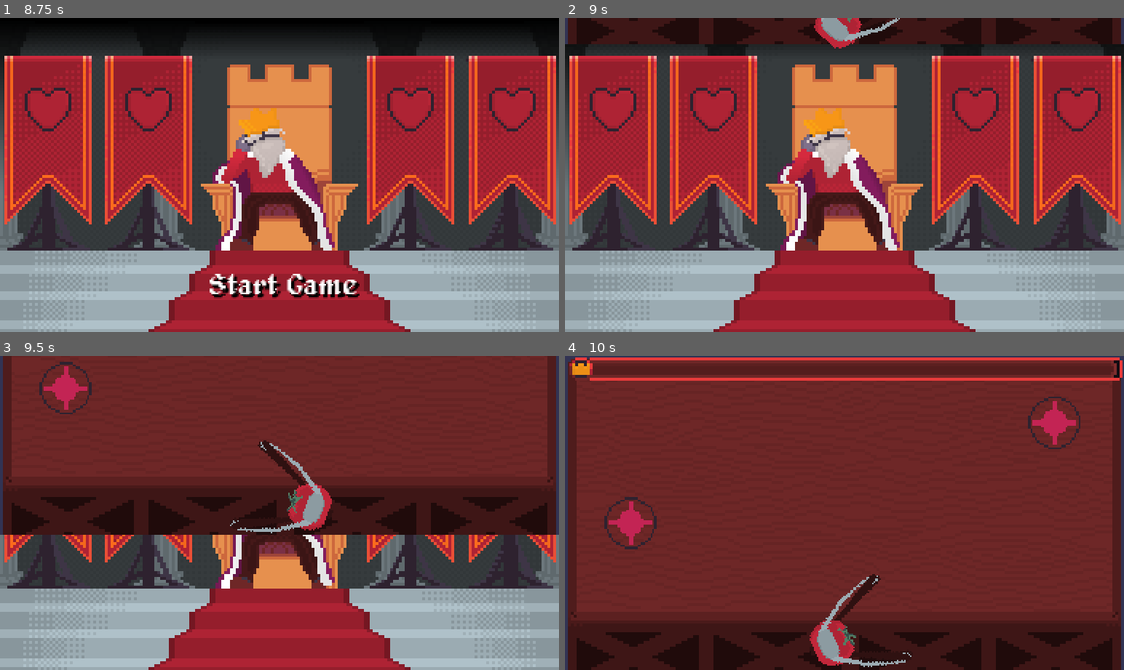
Above: before the commit, frames 1-4 (two rows, left to right).
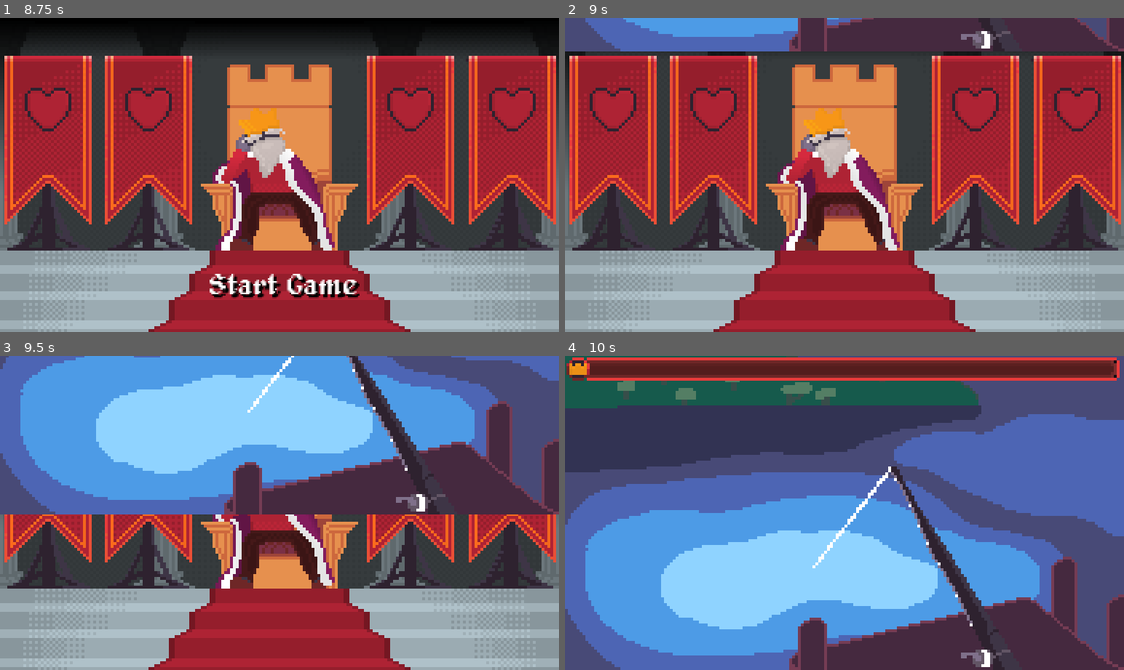
Above: after the commit, the same moments.

Repository: DevChimera/GGJ24
Game: Godot game, scene res://scenes/main/main.tscn
Same seed, same stepped clock (60 frames per second), same inputs: the game is played once before the commit and once after it.
Inputs:
- Up to frame 1 (8.75 s): tap Enter at 0.5, 2 s; tap Up (shoot) every 0.75 s from 0.6 to 8.1 s; tap Space at 1.25, 2.75 s
- Up to frame 2 (9 s): tap Up (shoot) at 8.85 s
- Up to frame 3 (9.5 s): no input
- Up to frame 4 (10 s): tap Up (shoot) at 9.6 s

Frame 1 is identical in both runs. In frame 2, 11% of the frame differs, in the area x 0-100%, y 0-11%; in frame 3, 57%; in frame 4, 93%, in the area x 0-100%, y 0-100%.

Commit message:
fix fishing

Diff:
--- a/scenes/components/fishing_rod.gd
+++ b/scenes/components/fishing_rod.gd
@@ -68,6 +68,8 @@
 func on_exclamation_timer_finished():
 	if finished:
 		return
+	exclamation.visible = false
+	finished = true
 	play_fail_anim()
 	exclamation_timer.timeout.disconnect(on_exclamation_timer_finished)
 
--- a/scenes/main/main.gd
+++ b/scenes/main/main.gd
@@ -15,7 +15,7 @@
 @onready var laugh_voice = $Kingbackground/LaughVoice
 
 
-var minigames : Array = [preload("res://scenes/minigames/lanza_tomates.tscn"), \
+var minigames : Array = [preload("res://scenes/minigames/fishing.tscn"), \
 				preload("res://scenes/minigames/fishing.tscn"), \
 				preload("res://scenes/minigames/expand.tscn")]
 
